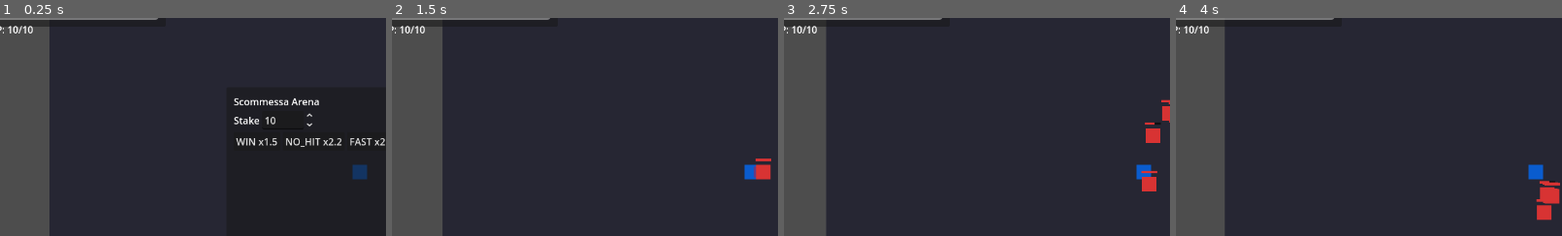
Above: before the commit, frames 1-4 (left to right).
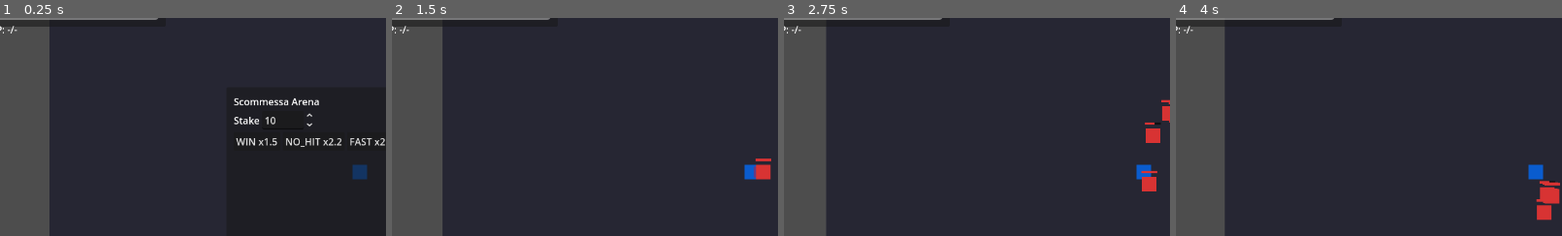
Above: after the commit, the same moments.

Repository: Faratas410/Gallicus-2.0
Game: Godot game, scene res://scenes/Main.tscn
Same seed, same stepped clock (60 frames per second), same inputs: the game is played once before the commit and once after it.
Inputs:
- Up to frame 1 (0.25 s): no input
- Up to frame 2 (1.5 s): click "WIN x1.5" at 0.5 s; tap Enter at 1.25 s; hold D (move_right) from 1.28 s (still down); tap K (attack_heavy) at 1.35 s
- Up to frame 3 (2.75 s): release D (move_right) at 2.03 s; hold S (move_down) from 2.03 s (still down); tap J (attack_light) at 2.1 s
- Up to frame 4 (4 s): release S (move_down) at 2.78 s; hold D (move_right) 2.78-3.53 s; hold L (block) 2.78-3.53 s; tap Space (dodge) at 3.5, 3.6 s; hold W (move_up) from 3.53 s (still down)
The pictures show only the part of the screen within x 3-53%, y 15-65%; the shares and areas given below are measured in that part.

The runs differ from the first frame. In frame 1, 0.1% of the frame differs, in the area x 2-9%, y 3-8%; in frame 2, 0.1%; in frame 3, 0.1%; in frame 4, 0.1%.

Commit message:
Update player HP HUD display

Diff:
--- a/scenes/UI.tscn
+++ b/scenes/UI.tscn
@@ -37,13 +37,13 @@
 text = "Bet: -"
 
 [node name="PlayerHPBar" type="ProgressBar" parent="HUD/Panel/VBox"]
-custom_minimum_size = Vector2(240, 16)
+custom_minimum_size = Vector2(260, 16)
 min_value = 0.0
-max_value = 100.0
-value = 100.0
+max_value = 10.0
+value = 10.0
 
 [node name="PlayerHPLabel" type="Label" parent="HUD/Panel/VBox"]
-text = "HP: 100/100"
+text = "HP: -/-"
 
 [node name="BetPanel" type="Panel" parent="HUD"]
 visible = false
--- a/scripts/ui/ui_root.gd
+++ b/scripts/ui/ui_root.gd
@@ -2,8 +2,8 @@
 
 @onready var coins_label: Label = get_node_or_null("HUD/Panel/VBox/CoinsLabel") as Label
 @onready var bet_info_label: Label = get_node_or_null("HUD/Panel/VBox/BetInfoLabel") as Label
-@onready var player_hp_bar: ProgressBar = get_node_or_null("HUD/Panel/VBox/PlayerHPBar") as ProgressBar
-@onready var player_hp_label: Label = get_node_or_null("HUD/Panel/VBox/PlayerHPLabel") as Label
+@onready var player_hp_bar: ProgressBar = get_node_or_null("HUD/Panel/VBox/PlayerHPBar")
+@onready var player_hp_label: Label = get_node_or_null("HUD/Panel/VBox/PlayerHPLabel")
 @onready var bet_panel: Panel = _req("HUD/BetPanel") as Panel
 @onready var stake_input: SpinBox = _req("HUD/BetPanel/BetVBox/StakeRow/StakeInput") as SpinBox
 @onready var bet_win_button: Button = _req("HUD/BetPanel/BetVBox/BetButtons/BetWinButton") as Button
@@ -39,14 +39,9 @@
 	if debug_overlay != null:
 		debug_overlay.visible = false
 
-	var player: Node = get_tree().get_first_node_in_group("player")
-	if player != null:
-		if player.has_signal("health_changed"):
-			player.health_changed.connect(_on_player_health_changed)
-		if player.has_method("get_health"):
-			var health: Array[int] = player.get_health()
-			if health.size() >= 2:
-				_on_player_health_changed(health[0], health[1])
+	var p: Node = get_tree().get_first_node_in_group("player")
+	if p != null and p.has_signal("health_changed"):
+		p.health_changed.connect(_on_player_health_changed)
 
 	print("UI ready: coins=%s bet_panel=%s debug=%s" % [coins_label != null, bet_panel != null, debug_overlay != null])
 
